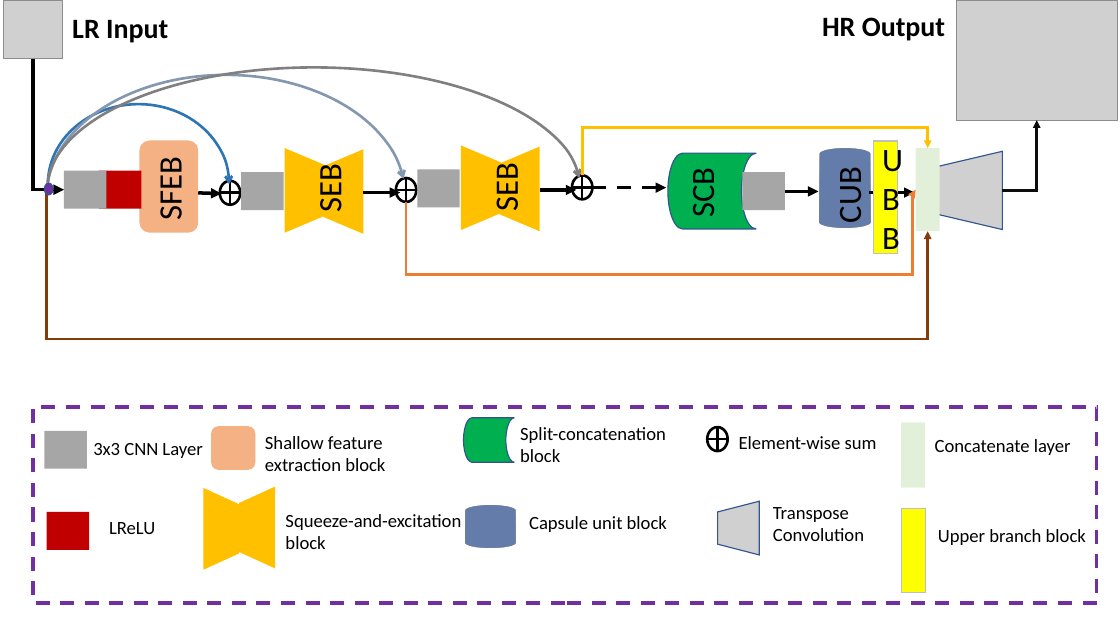
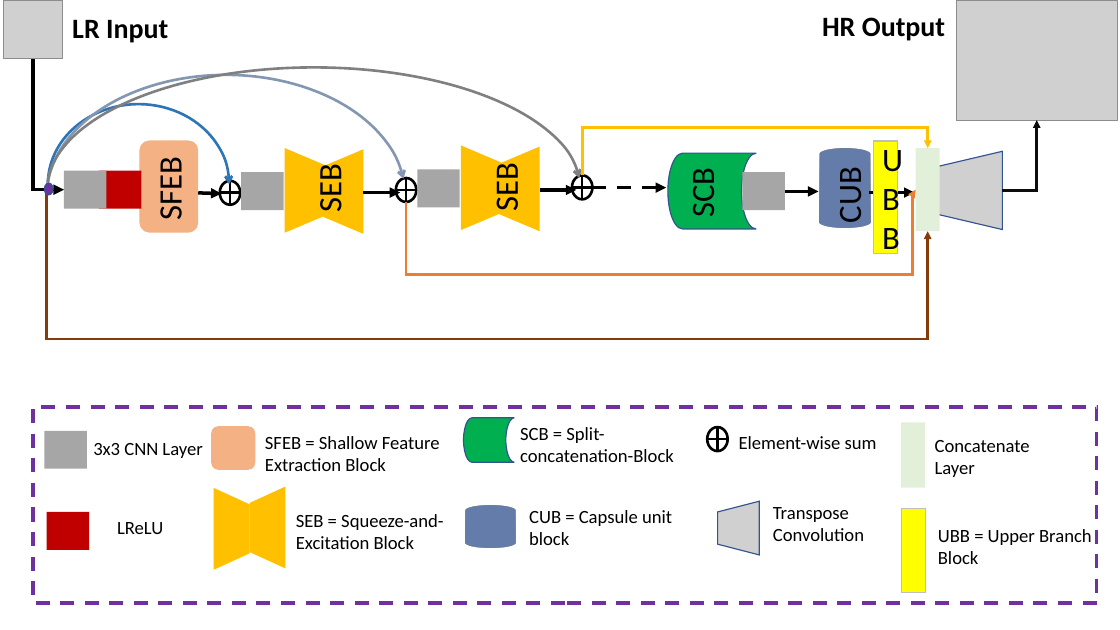
Before and after one commit to niazwazir/WAZIR_SENEXT, a slide deck: slide 8 of FINAL_WAZIR_MODEL.pptx (slide 2 before the commit). Drawn at 1120x630 pixels with LibreOffice and Linux fonts; fonts in the diff are those of the drawing; grey boxes stand for pictures. Boxes give left, top, right and bottom in pixels: in the first picture for what was removed or moved away, otherwise in the second. Text is boxed around its words. In the diff, an @@ line names an element or a change of style, - is before the commit and + after.

```diff
--- a/FINAL_WAZIR_MODEL.pptx
+++ b/FINAL_WAZIR_MODEL.pptx
@@ text at (265,436,440,471): text changed @@
-Shallow feature extraction block
+SFEB = Shallow Feature Extraction Block
@@ text at (520,427,674,462): text changed @@
-Split-concatenation block
+SCB = Split-concatenation-Block
@@ text at (935,440,1030,477): text changed @@
-Concatenate layer
+Concatenate
+Layer
@@ 2 flow chart manual operations, 1 text: place and size @@
-2 flow chart manual operations, 1 text at (109,487,275,570)
+2 flow chart manual operations, 1 text at (117,487,286,570)
@@ text at (296,514,443,549): text changed @@
-Squeeze-and-excitation block
+SEB = Squeeze-and-Excitation Block
@@ text at (529,510,672,545): text changed @@
-Capsule unit block
+CUB = Capsule unit block
@@ text at (938,529,1092,564): text changed @@
-Upper branch block
+UBB = Upper Branch Block
```
Also in this commit, not shown: 4 other slides changed, 6 slides added, 4 slides removed, 33 other files.
